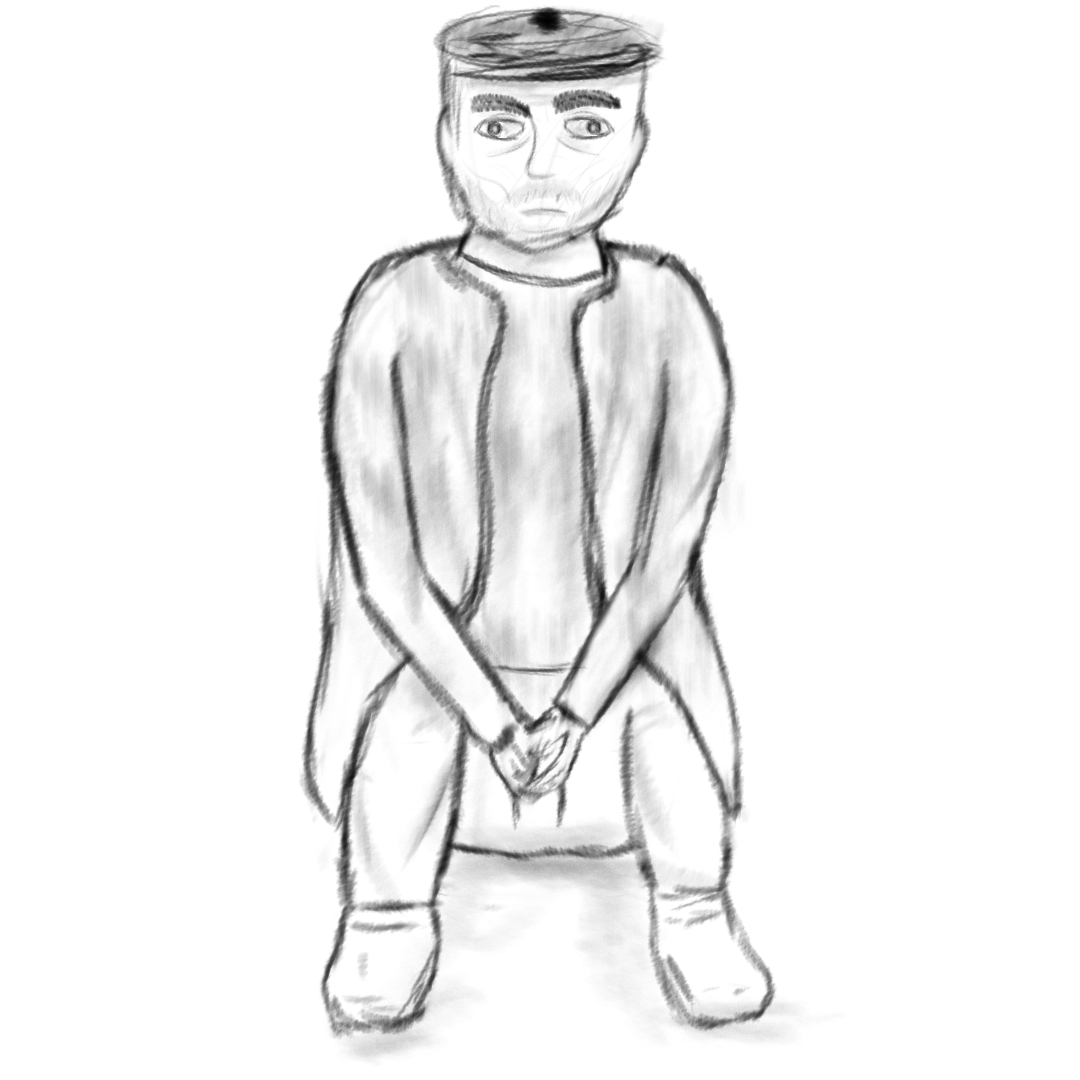
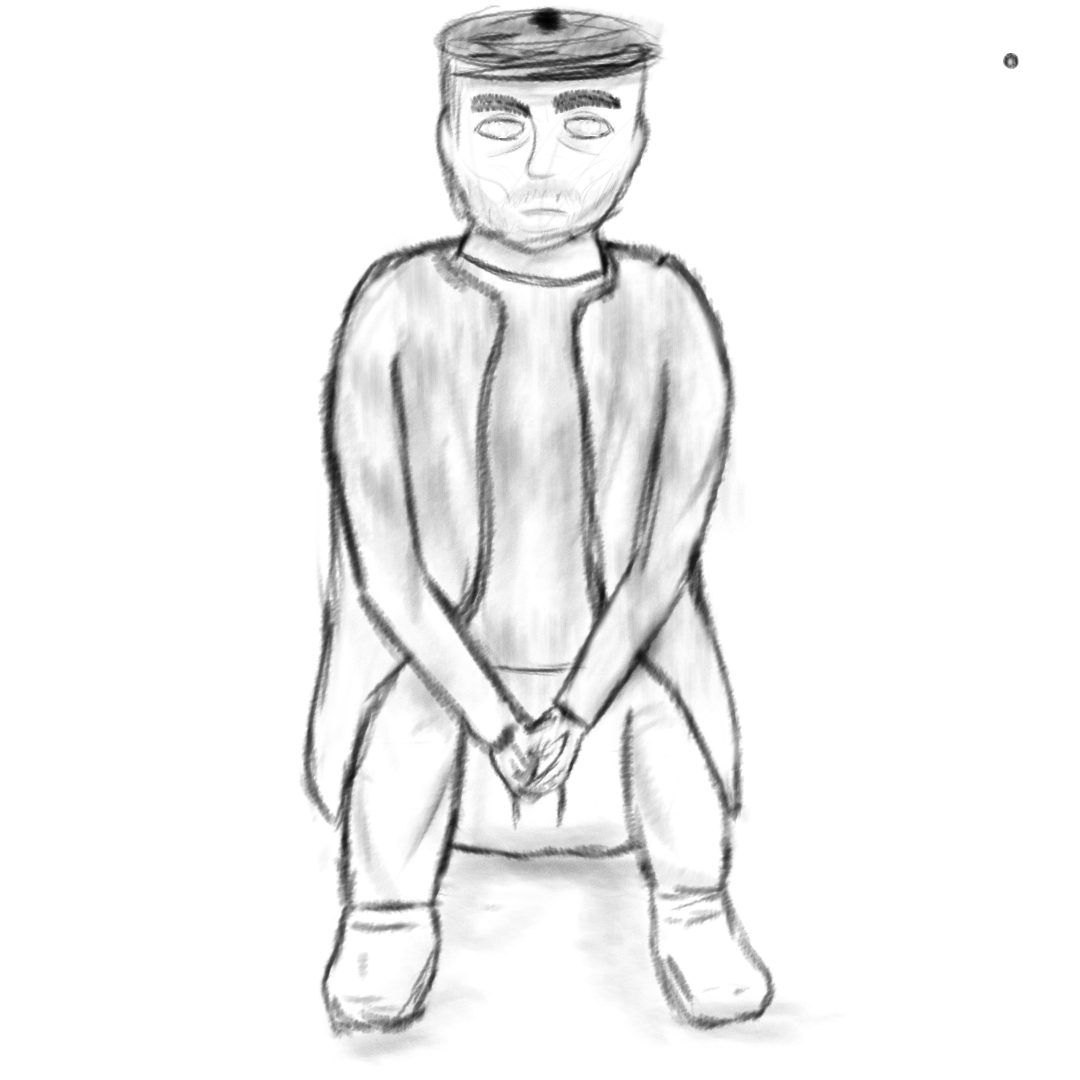
Layered file, before and after one edit (1080x1080). Changes by layer:
added layer "Слой 5" above "Слой 4" over [1003, 53, 1019, 69]
painted on "Слой 4" over [484, 117, 608, 140]
